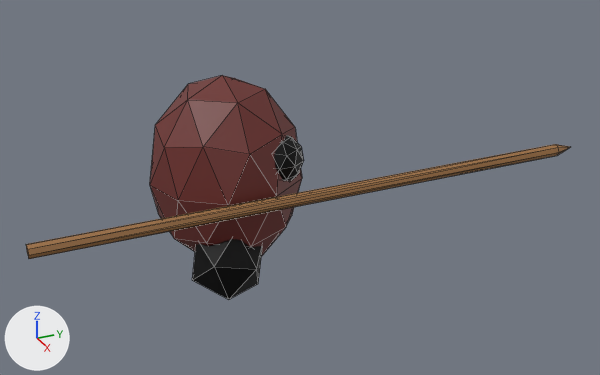
The glTF model public/models/azuki.glb, before and after one commit.
One viewpoint serves both versions: a 50 mm lens placed at (9.35, -3.17, 5.58), pointed at (0.16, 0.97, 0.99). Lighting does not change. The marker at lower left points along +X, +Y and +Z. Both versions are drawn at frame 7 of the action 'Walk'; the numbers are the values there. Mesh edges are drawn as thin lines.

Names of what the first picture shows: 'Body', 'Eye.R', 'Leg.R', 'Spear'.
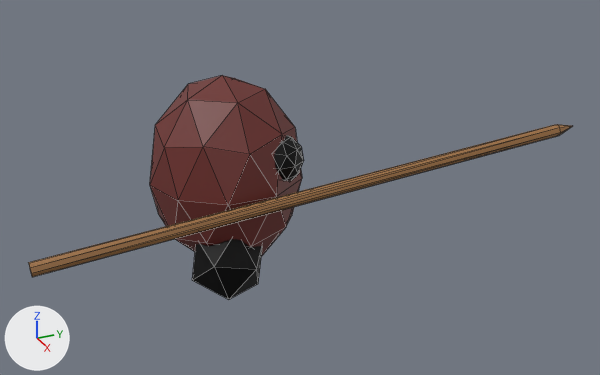
Commit message: Animate spear

Location of each change, [x1, y1, x2, y2] in pixels of the pictures (600 x 375 px):
```json
{"object": "Circle.001", "change": "added", "after": [28, 124, 572, 277], "on screen": "brown"}
{"object": "Spear", "change": "no longer drawn", "before": [26, 144, 570, 259], "on screen": "brown"}
```

The change, as JSON lines over the scene's bpy script:
```json
{"op": "add", "block": "me_circle_001_1", "code": ["me_circle_001_1 = bpy.data.meshes.new('Circle.001')", "me_circle_001_1.from_pydata(...)  # 24 vertices, 44 faces; spans x 1.02..1.19, y -2.62..4.64, z 1.0..1.68", "me_circle_001_1.materials.append(mat_brown)  # brown #9c6f41"]}
{"op": "set", "path": "ob_spear.rotation_euler", "old": "(1.571, 0.0, 0.0)", "new": "(0.0, 0.0, 0.0)", "note": "degrees (90, 0, 0) -> degrees (0, 0, 0)"}
{"op": "set", "path": "ob_spear.scale", "old": "(0.084, 0.084, 0.26)", "new": "(1.0, 1.0, 1.0)"}
{"op": "set", "path": "ob_spear", "old": "bpy.data.objects.new('Spear', me_circle_001)", "new": "bpy.data.objects.new('Spear', None)"}
{"op": "set", "path": "ob_spear.location", "old": "(1.102, -2.618, 1.305)", "new": "(0.0, 0.0, 0.0)"}
{"op": "add", "block": "ob_circle_001", "code": ["ob_circle_001 = bpy.data.objects.new('Circle.001', me_circle_001_1)", "ob_circle_001.location = (0.0, 0.0, 0.0)"]}
```
